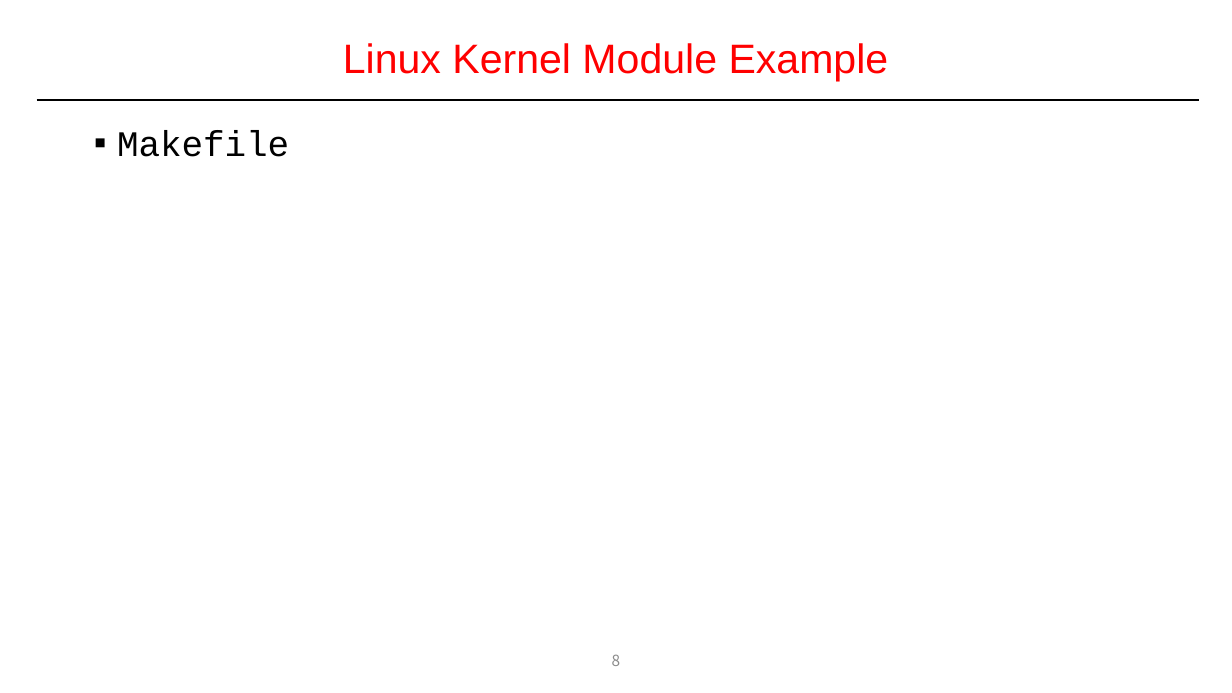
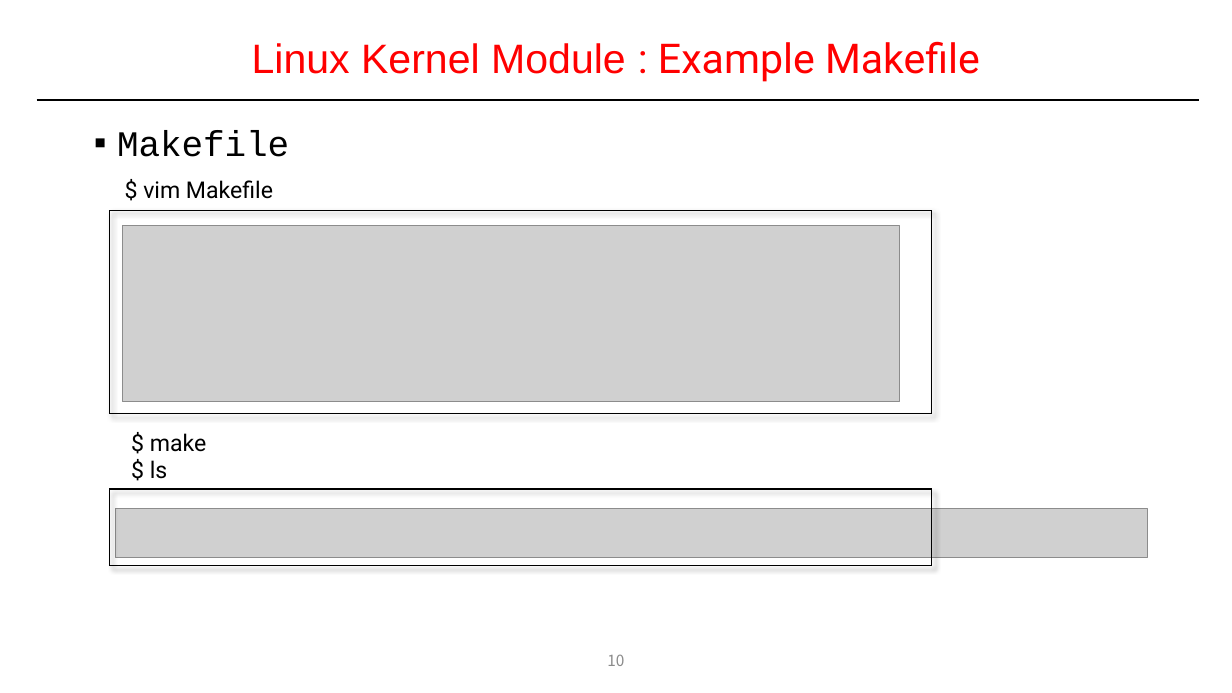
Before and after one commit to DKU-EmbeddedSystem-Lab/2022_Kernel_Study, a slide deck: slide 10 of 1주(1월 4일)/1주차_리눅스 커널 모듈 프로그래밍_송인호_PPT.pptx (slide 8 before the commit). Drawn at 1232x693 pixels with LibreOffice and Linux fonts; fonts in the diff are those of the drawing; grey boxes stand for pictures. Boxes give left, top, right and bottom in pixels: in the first picture for what was removed or moved away, otherwise in the second. Text is boxed around its words. In the diff, an @@ line names an element or a change of style, - is before the commit and + after.

```diff
--- a/1주(1월 4일)/1주차_리눅스 커널 모듈 프로그래밍_송인호_PPT.pptx
+++ b/1주(1월 4일)/1주차_리눅스 커널 모듈 프로그래밍_송인호_PPT.pptx
@@ title at [252, 41, 980, 82]: text changed @@
-Linux Kernel Module Example
+Linux Kernel Module : Example Makefile
@@ text added at [143, 180, 273, 199], 18 pt, text #000000 @@
+$ vim Makefile
@@ rectangle added at [109, 211, 932, 414], outline #000000 1 pt @@
@@ picture added at [122, 226, 899, 402] @@
@@ text added at [150, 433, 207, 479], 18 pt, text #000000 @@
+$ make
+$ ls
@@ rectangle added at [109, 489, 932, 566], outline #000000 1 pt @@
@@ picture added at [116, 508, 1148, 557] @@
@@ page number at [607, 654, 624, 666]: text changed @@
-8
+10
```
Also in this commit, not shown: 12 other slides changed, 2 slides added, 29 slides removed.
